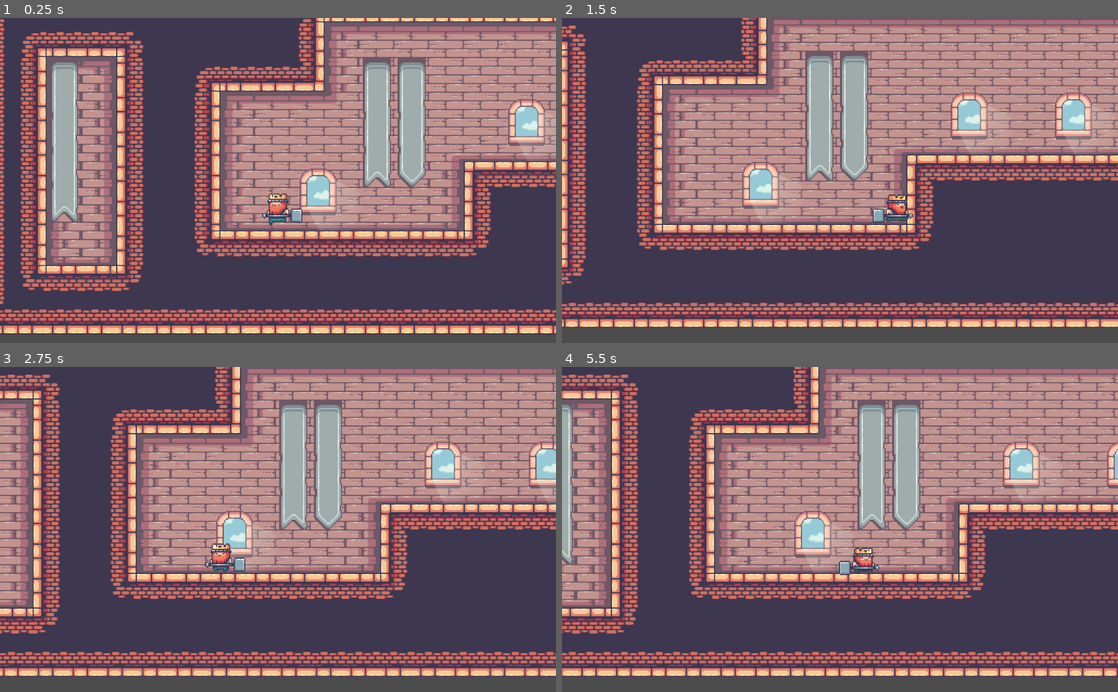
Above: before the commit, frames 1-4 (two rows, left to right).
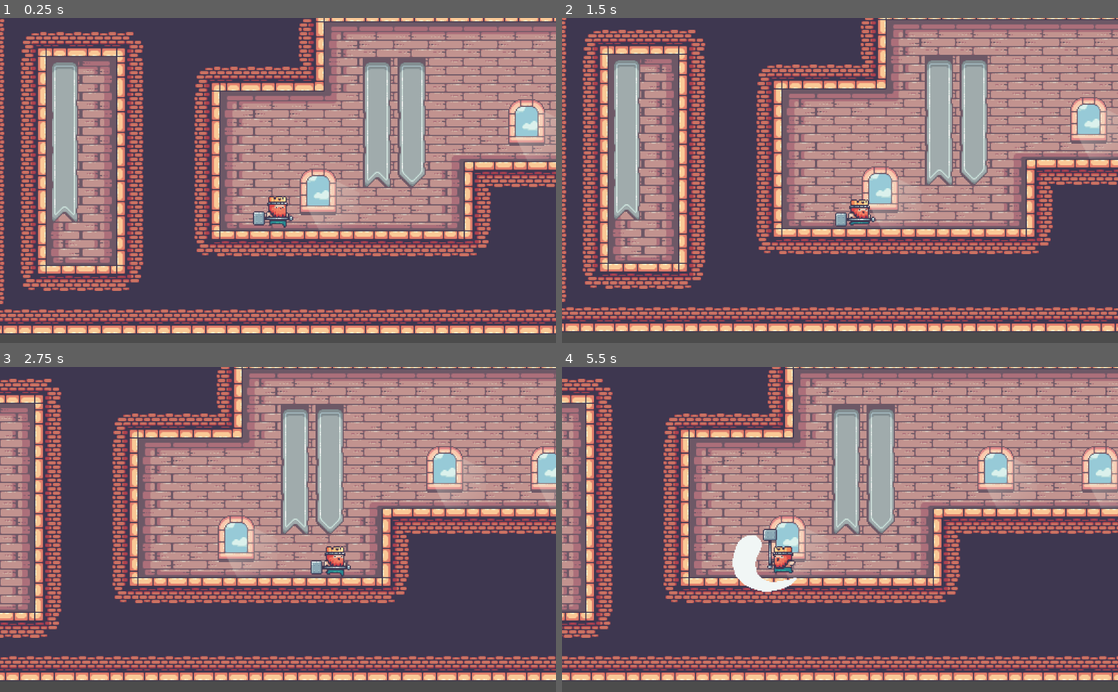
Above: after the commit, the same moments.

Repository: willyjinx96/Juego_281
Game: Godot game, scene res://Terreno/Main_level.tscn
Same seed, same stepped clock (60 frames per second), same inputs: the game is played once before the commit and once after it. The project has no main scene, so this scene is started directly.
Inputs:
- Up to frame 1 (0.25 s): no input
- Up to frame 2 (1.5 s): hold C 0.53-1.28 s; hold Right (ui_right) from 0.53 s (still down); tap Up (ui_up) at 0.77 s; tap C at 1.35 s
- Up to frame 3 (2.75 s): tap Up (ui_up) at 1.52 s; release Right (ui_right) at 2.03 s; hold Left (ui_left) from 2.03 s (still down); hold C from 2.03 s (still down)
- Up to frame 4 (5.5 s): release Left (ui_left) at 2.78 s; release C at 2.78 s; hold Right (ui_right) 2.78-4.28 s; tap C at 2.85, 4.35 s; tap Up (ui_up) at 3.02, 3.77, 4.52 s; hold C 3.53-4.28 s; hold Left (ui_left) 4.28-5.03 s; hold Right (ui_right) from 5.03 s (still down); hold C from 5.03 s (still down)

The runs differ from the first frame. In frame 1, 0.5% of the frame differs, in the area x 45-55%, y 53-65%; in frame 2, 62%, in the area x 0-100%, y 0-97%; in frame 3, 39%; in frame 4, 51%.

Commit message:
Anadiendo ataque

Diff:
--- a/Jugador/rey.gd
+++ b/Jugador/rey.gd
@@ -6,26 +6,37 @@
 const MAX_SPEED = 200
 const JUMP_HEIGHT = -400
 
+var estado = 1
+
 var motion = Vector2()
 
 func _physics_process(delta):
+	estado = 1
 	motion.y += GRAVITY
 
 	var friction =false
 
-	if Input.is_action_pressed("ui_right"):
+	var right = Input.is_action_pressed("ui_right")
+	var left = Input.is_action_pressed("ui_left")
+	var attack = Input.is_key_pressed(KEY_C)
+
+	if right and not attack:
 		motion.x =min(motion.x+ACCELERATION, MAX_SPEED)
-		#$CollisionShape2D.position.x=-16.689
+		$CollisionShape2D.position.x=0
 		$AnimatedSprite.position.x=8.689
-
 		$AnimatedSprite.flip_h = false
 		$AnimatedSprite.play("run")
-	elif Input.is_action_pressed("ui_left"):
+	elif left and not attack:
 		$CollisionShape2D.position.x=0
 		$AnimatedSprite.position.x=-8.689
 		motion.x =max(motion.x - ACCELERATION, -MAX_SPEED)
 		$AnimatedSprite.flip_h=true
 		$AnimatedSprite.play("run")
+	elif attack and (right or left) and is_on_floor():
+		motion.x=0
+		$AnimatedSprite.play("attack")
+	elif attack:
+		$AnimatedSprite.play("attack")
 	else:
 		$AnimatedSprite.play("idle")
 		friction = true
@@ -37,12 +48,30 @@
 		if friction == true:
 			motion.x = lerp(motion.x, 0 , 0.20)
 	else:
-		if motion.y < 0:
+		if motion.y < 0 and not attack:
 			$AnimatedSprite.play("jump")
-		else:
+		elif motion.y < 0 and attack:
+			$AnimatedSprite.play("attack")
+			estado=2
+		elif motion.y >=0 and not attack:
 			$AnimatedSprite.play("fall")
+		elif motion.y >=0 and attack:
+			$AnimatedSprite.play("attack")
+			estado =3
+
 		if friction == true:
 			motion.x = lerp(motion.x, 0 , 0.05)
 	if Input.is_action_just_released("ui_up") and motion.y <0:
 		motion.y =-200
+
 	motion = move_and_slide(motion, UP)
+
+func _on_AnimatedSprite_animation_finished():
+	if $AnimatedSprite.animation == "attack":
+		if estado==1:
+			$AnimatedSprite.play("idle")
+		elif estado==2:
+			$AnimatedSprite.play("jump")
+		elif estado==3:
+			$AnimatedSprite.play("fall")
+	pass # Replace with function body.
--- a/Jugador/rey.tscn
+++ b/Jugador/rey.tscn
@@ -61,116 +61,116 @@
 region = Rect2( 0, 0, 78, 58 )
 
 [sub_resource type="AtlasTexture" id=13]
+atlas = ExtResource( 8 )
+region = Rect2( 0, 0, 78, 58 )
+
+[sub_resource type="AtlasTexture" id=14]
+atlas = ExtResource( 8 )
+region = Rect2( 78, 0, 78, 58 )
+
+[sub_resource type="AtlasTexture" id=15]
+atlas = ExtResource( 8 )
+region = Rect2( 156, 0, 78, 58 )
+
+[sub_resource type="AtlasTexture" id=16]
 atlas = ExtResource( 6 )
 region = Rect2( 0, 0, 78, 58 )
 
-[sub_resource type="AtlasTexture" id=14]
-atlas = ExtResource( 10 )
-region = Rect2( 0, 0, 78, 58 )
-
-[sub_resource type="AtlasTexture" id=15]
-atlas = ExtResource( 10 )
-region = Rect2( 78, 0, 78, 58 )
-
-[sub_resource type="AtlasTexture" id=16]
-atlas = ExtResource( 10 )
-region = Rect2( 156, 0, 78, 58 )
-
 [sub_resource type="AtlasTexture" id=17]
 atlas = ExtResource( 10 )
-region = Rect2( 234, 0, 78, 58 )
+region = Rect2( 0, 0, 78, 58 )
 
 [sub_resource type="AtlasTexture" id=18]
 atlas = ExtResource( 10 )
+region = Rect2( 78, 0, 78, 58 )
+
+[sub_resource type="AtlasTexture" id=19]
+atlas = ExtResource( 10 )
+region = Rect2( 156, 0, 78, 58 )
+
+[sub_resource type="AtlasTexture" id=20]
+atlas = ExtResource( 10 )
+region = Rect2( 234, 0, 78, 58 )
+
+[sub_resource type="AtlasTexture" id=21]
+atlas = ExtResource( 10 )
 region = Rect2( 312, 0, 78, 58 )
 
-[sub_resource type="AtlasTexture" id=19]
+[sub_resource type="AtlasTexture" id=22]
 atlas = ExtResource( 10 )
 region = Rect2( 390, 0, 78, 58 )
 
-[sub_resource type="AtlasTexture" id=20]
+[sub_resource type="AtlasTexture" id=23]
 atlas = ExtResource( 10 )
 region = Rect2( 468, 0, 78, 58 )
 
-[sub_resource type="AtlasTexture" id=21]
-atlas = ExtResource( 10 )
-region = Rect2( 546, 0, 78, 58 )
-
-[sub_resource type="AtlasTexture" id=22]
+[sub_resource type="AtlasTexture" id=24]
+atlas = ExtResource( 10 )
+region = Rect2( 546, 0, 78, 58 )
+
+[sub_resource type="AtlasTexture" id=25]
+atlas = ExtResource( 9 )
+region = Rect2( 0, 0, 78, 58 )
+
+[sub_resource type="AtlasTexture" id=26]
+atlas = ExtResource( 9 )
+region = Rect2( 78, 0, 78, 58 )
+
+[sub_resource type="AtlasTexture" id=27]
+atlas = ExtResource( 2 )
+region = Rect2( 546, 0, 78, 58 )
+
+[sub_resource type="AtlasTexture" id=28]
+atlas = ExtResource( 4 )
+region = Rect2( 0, 0, 78, 58 )
+
+[sub_resource type="AtlasTexture" id=29]
+atlas = ExtResource( 4 )
+region = Rect2( 78, 0, 78, 58 )
+
+[sub_resource type="AtlasTexture" id=30]
+atlas = ExtResource( 4 )
+region = Rect2( 156, 0, 78, 58 )
+
+[sub_resource type="AtlasTexture" id=31]
+atlas = ExtResource( 4 )
+region = Rect2( 234, 0, 78, 58 )
+
+[sub_resource type="AtlasTexture" id=32]
+atlas = ExtResource( 4 )
+region = Rect2( 312, 0, 78, 58 )
+
+[sub_resource type="AtlasTexture" id=33]
+atlas = ExtResource( 4 )
+region = Rect2( 390, 0, 78, 58 )
+
+[sub_resource type="AtlasTexture" id=34]
+atlas = ExtResource( 4 )
+region = Rect2( 468, 0, 78, 58 )
+
+[sub_resource type="AtlasTexture" id=35]
+atlas = ExtResource( 4 )
+region = Rect2( 546, 0, 78, 58 )
+
+[sub_resource type="AtlasTexture" id=36]
 atlas = ExtResource( 3 )
 region = Rect2( 0, 0, 78, 58 )
 
-[sub_resource type="AtlasTexture" id=23]
-atlas = ExtResource( 9 )
-region = Rect2( 0, 0, 78, 58 )
-
-[sub_resource type="AtlasTexture" id=24]
-atlas = ExtResource( 9 )
-region = Rect2( 78, 0, 78, 58 )
-
-[sub_resource type="AtlasTexture" id=25]
-atlas = ExtResource( 7 )
-region = Rect2( 0, 0, 78, 58 )
-
-[sub_resource type="AtlasTexture" id=26]
-atlas = ExtResource( 7 )
-region = Rect2( 78, 0, 78, 58 )
-
-[sub_resource type="AtlasTexture" id=27]
-atlas = ExtResource( 7 )
-region = Rect2( 156, 0, 78, 58 )
-
-[sub_resource type="AtlasTexture" id=28]
-atlas = ExtResource( 7 )
-region = Rect2( 234, 0, 78, 58 )
-
-[sub_resource type="AtlasTexture" id=29]
-atlas = ExtResource( 2 )
-region = Rect2( 546, 0, 78, 58 )
-
-[sub_resource type="AtlasTexture" id=30]
-atlas = ExtResource( 4 )
-region = Rect2( 0, 0, 78, 58 )
-
-[sub_resource type="AtlasTexture" id=31]
-atlas = ExtResource( 4 )
-region = Rect2( 78, 0, 78, 58 )
-
-[sub_resource type="AtlasTexture" id=32]
-atlas = ExtResource( 4 )
-region = Rect2( 156, 0, 78, 58 )
-
-[sub_resource type="AtlasTexture" id=33]
-atlas = ExtResource( 4 )
-region = Rect2( 234, 0, 78, 58 )
-
-[sub_resource type="AtlasTexture" id=34]
-atlas = ExtResource( 4 )
-region = Rect2( 312, 0, 78, 58 )
-
-[sub_resource type="AtlasTexture" id=35]
-atlas = ExtResource( 4 )
-region = Rect2( 390, 0, 78, 58 )
-
-[sub_resource type="AtlasTexture" id=36]
-atlas = ExtResource( 4 )
-region = Rect2( 468, 0, 78, 58 )
-
 [sub_resource type="AtlasTexture" id=37]
-atlas = ExtResource( 4 )
-region = Rect2( 546, 0, 78, 58 )
+atlas = ExtResource( 7 )
+region = Rect2( 0, 0, 78, 58 )
 
 [sub_resource type="AtlasTexture" id=38]
-atlas = ExtResource( 8 )
-region = Rect2( 0, 0, 78, 58 )
+atlas = ExtResource( 7 )
+region = Rect2( 78, 0, 78, 58 )
 
 [sub_resource type="AtlasTexture" id=39]
-atlas = ExtResource( 8 )
-region = Rect2( 78, 0, 78, 58 )
+atlas = ExtResource( 7 )
+region = Rect2( 156, 0, 78, 58 )
 
 [sub_resource type="AtlasTexture" id=40]
-atlas = ExtResource( 8 )
-region = Rect2( 156, 0, 78, 58 )
+atlas = ExtResource( 7 )
+region = Rect2( 234, 0, 78, 58 )
 
 [sub_resource type="SpriteFrames" id=41]
 animations = [ {
@@ -184,72 +184,73 @@
 "name": "jump",
 "speed": 5.0
 }, {
-"frames": [ SubResource( 13 ) ],
+"frames": [ SubResource( 13 ), SubResource( 14 ), SubResource( 15 ) ],
+"loop": false,
+"name": "attack",
+"speed": 8.0
+}, {
+"frames": [ SubResource( 16 ) ],
 "loop": true,
 "name": "fall",
 "speed": 5.0
 }, {
-"frames": [ SubResource( 14 ), SubResource( 15 ), SubResource( 16 ), SubResource( 17 ), SubResource( 18 ), SubResource( 19 ), SubResource( 20 ), SubResource( 21 ) ],
+"frames": [ SubResource( 17 ), SubResource( 18 ), SubResource( 19 ), SubResource( 20 ), SubResource( 21 ), SubResource( 22 ), SubResource( 23 ), SubResource( 24 ) ],
 "loop": true,
 "name": "run",
 "speed": 8.0
 }, {
-"frames": [ SubResource( 22 ) ],
-"loop": true,
-"name": "ground",
-"speed": 5.0
-}, {
-"frames": [ SubResource( 23 ), SubResource( 24 ) ],
+"frames": [ SubResource( 25 ), SubResource( 26 ) ],
 "loop": false,
 "name": "hit",
 "speed": 5.0
 }, {
-"frames": [ SubResource( 25 ), SubResource( 26 ), SubResource( 27 ), SubResource( 28 ) ],
+"frames": [ SubResource( 27 ) ],
+"loop": true,
+"name": "door_out",
+"speed": 5.0
+}, {
+"frames": [ SubResource( 28 ), SubResource( 29 ), SubResource( 30 ), SubResource( 31 ), SubResource( 32 ), SubResource( 33 ), SubResource( 34 ), SubResource( 35 ) ],
+"loop": true,
+"name": "door_in",
+"speed": 5.0
+}, {
+"frames": [ SubResource( 36 ) ],
+"loop": true,
+"name": "ground",
+"speed": 5.0
+}, {
+"frames": [ SubResource( 37 ), SubResource( 38 ), SubResource( 39 ), SubResource( 40 ) ],
 "loop": false,
 "name": "dead",
 "speed": 5.0
-}, {
-"frames": [ SubResource( 29 ) ],
-"loop": true,
-"name": "door_out",
-"speed": 5.0
-}, {
-"frames": [ SubResource( 30 ), SubResource( 31 ), SubResource( 32 ), SubResource( 33 ), SubResource( 34 ), SubResource( 35 ), SubResource( 36 ), SubResource( 37 ) ],
-"loop": true,
-"name": "door_in",
-"speed": 5.0
-}, {
-"frames": [ SubResource( 38 ), SubResource( 39 ), SubResource( 40 ) ],
-"loop": true,
-"name": "attack",
-"speed": 5.0
 } ]
 
-[sub_resource type="CircleShape2D" id=42]
-
-[node name="rey" type="Node2D"]
-position = Vector2( 419.616, 282.293 )
-
-[node name="rey" type="KinematicBody2D" parent="."]
+[sub_resource type="RectangleShape2D" id=42]
+extents = Vector2( 14, 10 )
+
+[node name="rey" type="KinematicBody2D"]
 script = ExtResource( 11 )
-
-[node name="AnimatedSprite" type="AnimatedSprite" parent="rey"]
-position = Vector2( -7.58292, -4.08647 )
+__meta__ = {
+"_edit_group_": true
+}
+
+[node name="AnimatedSprite" type="AnimatedSprite" parent="."]
+position = Vector2( 6.93487, -1.48301 )
 frames = SubResource( 41 )
 animation = "idle"
-frame = 5
+frame = 7
 playing = true
-flip_h = true
-
-[node name="CollisionShape2D" type="CollisionShape2D" parent="rey"]
-position = Vector2( -0.0269775, -0.0296326 )
+
+[node name="CollisionShape2D" type="CollisionShape2D" parent="."]
+position = Vector2( -0.516317, -0.265898 )
 rotation = -1.5708
 shape = SubResource( 42 )
 
-[node name="Camera2D" type="Camera2D" parent="rey"]
+[node name="Camera2D" type="Camera2D" parent="."]
 position = Vector2( -0.0293579, -0.067688 )
 current = true
 zoom = Vector2( 0.5, 0.5 )
 process_mode = 0
 drag_margin_h_enabled = true
 drag_margin_v_enabled = true
+[connection signal="animation_finished" from="AnimatedSprite" to="." method="_on_AnimatedSprite_animation_finished"]
--- a/Terreno/Main_level.tscn
+++ b/Terreno/Main_level.tscn
@@ -64,5 +64,5 @@
 [node name="queen" type="AnimatedSprite" parent="."]
 position = Vector2( 929.453, 79.2353 )
 frames = SubResource( 7 )
-frame = 3
+frame = 5
 playing = true
